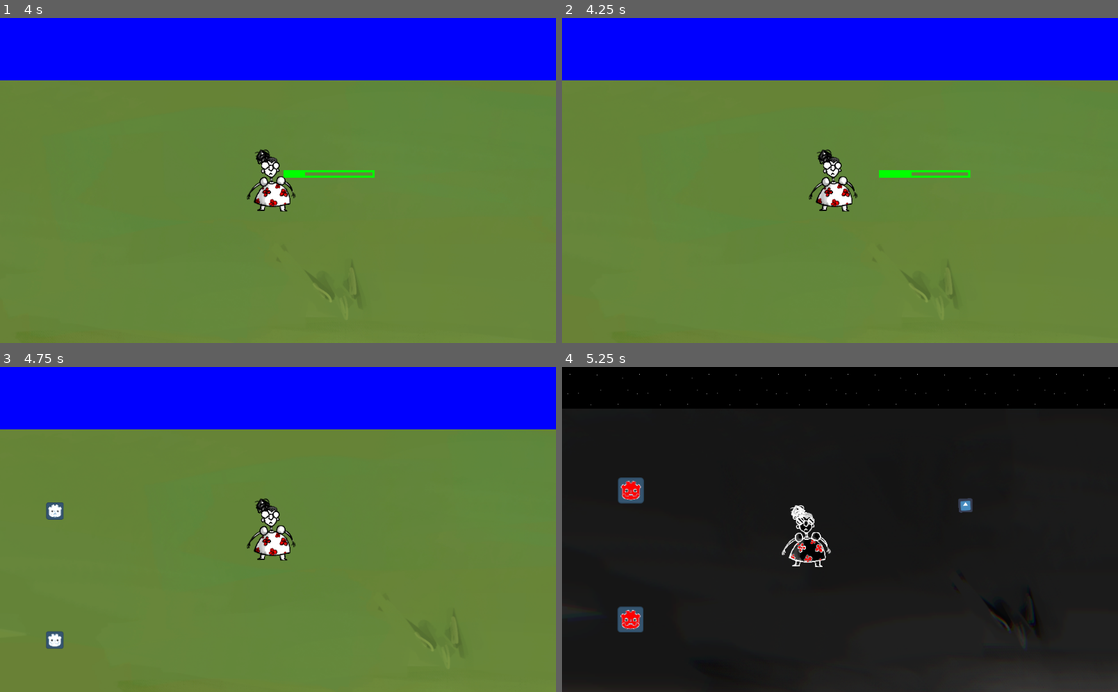
Above: before the commit, frames 1-4 (two rows, left to right).
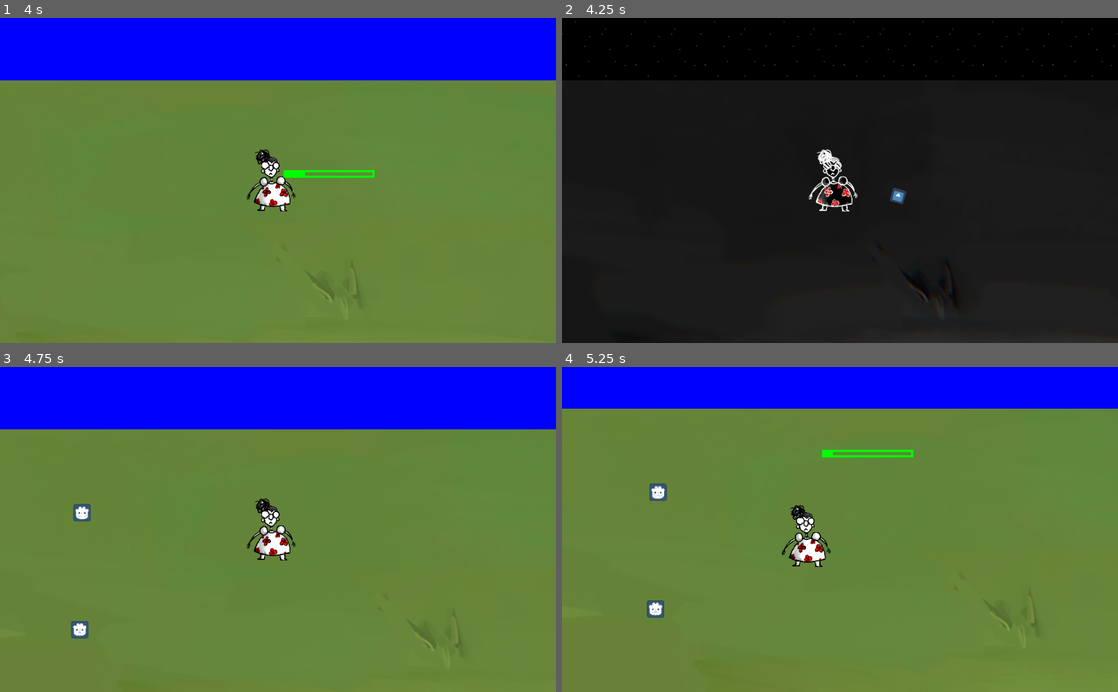
Above: after the commit, the same moments.

Repository: HedgeLizards/GGJ22
Game: Godot game, scene res://scenes/Main.tscn
The game is run twice, just before and just after one commit, with the same random seed, the same clock (stepped at 60 frames per second) and the same inputs. The engine's default icon, where the game draws it, is replaced by a stand-in: a white triangle on a blue panel in a dark square. Sound files missing from this copy of the repository are replaced by a short silence.
Inputs (mouse positions are in pixels of both pictures, inside the frame that each line leads up to):
- Up to frame 1 (4 s): tap Enter at 0.5 s; move the mouse to (400, 164) at 0.52 s; press the mouse at (400, 164) at 0.53 s; hold D (right) 0.53-1.28 s; move the mouse to (166, 196) at 1.27 s; release the mouse at (166, 196) at 1.28 s; hold S (down) 1.28-2.03 s; click (166, 196) at 1.35 s; move the mouse to (333, 109) at 2.02 s; press the mouse at (333, 109) at 2.03 s; hold D (right) 2.03-2.78 s; move the mouse to (250, 245) at 2.77 s; release the mouse at (250, 245) at 2.78 s; hold W (up) 2.78-3.53 s; click (250, 245) at 2.85 s; move the mouse to (444, 229) at 3.52 s; press the mouse at (444, 229) at 3.53 s; hold A (left) from 3.53 s (still down)
- Up to frame 2 (4.25 s): keep holding A (left); tap Tab (skip) at 4.15 s
- Up to frame 3 (4.75 s): keep holding A (left); move the mouse to (111, 480) at 4.27 s; release the mouse at (111, 480) at 4.28 s; click (111, 480) at 4.35 s
- Up to frame 4 (5.25 s): move the mouse to (867, 529) at 5.02 s; release A (left) at 5.03 s; press the mouse at (867, 529) at 5.03 s; hold S (down) from 5.03 s (still down)

Frame 1 is identical in both runs. In frame 2, 100% of the frame differs, in the area x 0-100%, y 0-100%; in frame 3, 0.7%; in frame 4, 100%.

Commit message:
play music at night

Diff:
--- a/scenes/Main.tscn
+++ b/scenes/Main.tscn
@@ -12,6 +12,7 @@
 [ext_resource path="res://scripts/Environment.gd" type="Script" id=10]
 [ext_resource path="res://assets/day_sky.png" type="Texture" id=11]
 [ext_resource path="res://assets/night_sky.png" type="Texture" id=12]
+[ext_resource path="res://assets/MUS_Night.ogg" type="AudioStream" id=13]
 
 [node name="Main" type="Node"]
 script = ExtResource( 5 )
@@ -114,9 +115,8 @@
 one_shot = true
 autostart = true
 
-[node name="NightEnd" type="Timer" parent="DayNight"]
-wait_time = 5.0
-one_shot = true
+[node name="NightMusic" type="AudioStreamPlayer" parent="DayNight"]
+stream = ExtResource( 13 )
 
 [node name="Spawner" type="Timer" parent="."]
 autostart = true
@@ -125,5 +125,5 @@
 [connection signal="tween_completed" from="Tooltip/Tween" to="Tooltip" method="_on_Tween_tween_completed"]
 [connection signal="tween_step" from="Tooltip/Tween" to="Tooltip" method="_on_Tween_tween_step"]
 [connection signal="timeout" from="DayNight/DayEnd" to="DayNight" method="_on_DayEnd_timeout"]
-[connection signal="timeout" from="DayNight/NightEnd" to="DayNight" method="_on_NightEnd_timeout"]
+[connection signal="finished" from="DayNight/NightMusic" to="DayNight" method="_on_NightMusic_finished"]
 [connection signal="timeout" from="Spawner" to="Spawner" method="_on_Spawner_timeout"]
--- a/scripts/DayNight.gd
+++ b/scripts/DayNight.gd
@@ -24,16 +24,32 @@
 	return not is_day()
 
 
-
-func _on_DayEnd_timeout():
+func turn_night():
+	if not day:
+		return
 	day = false
-	$NightEnd.start()
 	get_tree().call_group("dual", "nightstart")
 	get_tree().call_group("dual", "daychange", true)
+	$NightMusic.play(0.0)
 
+func _input(event):
+	if Input.is_action_just_pressed("skip"):
+		if day:
+			turn_night()
+		else:
+			turn_day()
 
-func _on_NightEnd_timeout():
+func turn_day():
+	if day:
+		return
 	day = true
 	$DayEnd.start()
 	get_tree().call_group("dual", "daystart")
 	get_tree().call_group("dual", "daychange", false)
+	$NightMusic.stop()
+
+func _on_DayEnd_timeout():
+	turn_night()
+
+func _on_NightMusic_finished():
+	turn_day()
Not shown, changed: assets/MUS_Night.ogg.import
Not shown: 1 places in scenes/Main.tscn that only renumber resources
